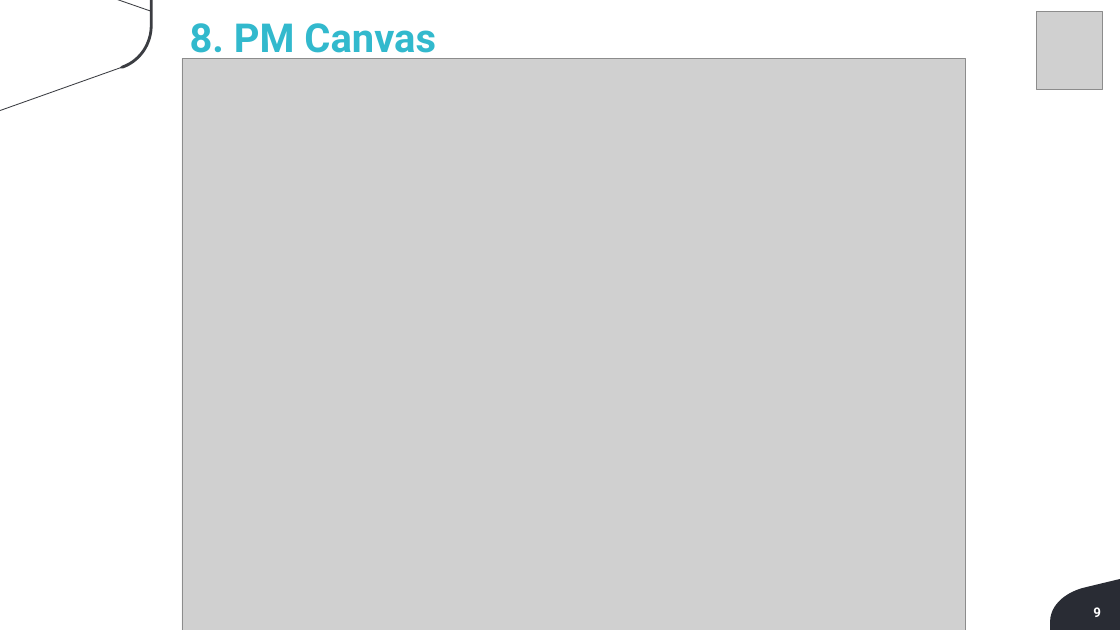
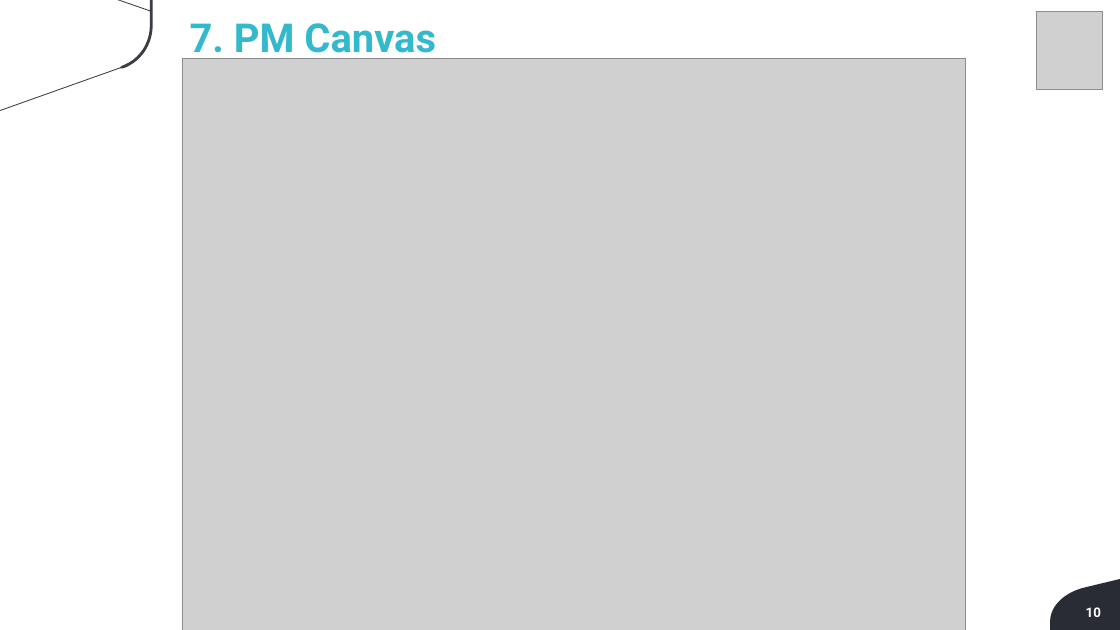
Before and after one commit to BandTec/Blood4Life, a slide deck: slide 10 of Blood4Life/4 Semestre/Sprint 1/Documentação/PPT/Apresentacao4ADSA_Sprint1_Blood4life.pptx (slide 9 before the commit). Drawn at 1120x630 pixels with LibreOffice and Linux fonts; fonts in the diff are those of the drawing; grey boxes stand for pictures; background and template pictures are left out. Boxes give left, top, right and bottom in pixels: in the first picture for what was removed or moved away, otherwise in the second. Text is boxed around its words. In the diff, an @@ line names an element or a change of style, - is before the commit and + after.

```diff
--- a/Blood4Life/4 Semestre/Sprint 1/Documentação/PPT/Apresentacao4ADSA_Sprint1_Blood4life.pptx
+++ b/Blood4Life/4 Semestre/Sprint 1/Documentação/PPT/Apresentacao4ADSA_Sprint1_Blood4life.pptx
@@ text at <box>190,23,436,63</box>: text changed @@
-8. PM Canvas
+7. PM Canvas
@@ page number at <box>1086,607,1101,617</box>: text changed @@
-9
+10
```
Also in this commit, not shown: 8 other slides changed, 2 slides added, 1 slide removed.
